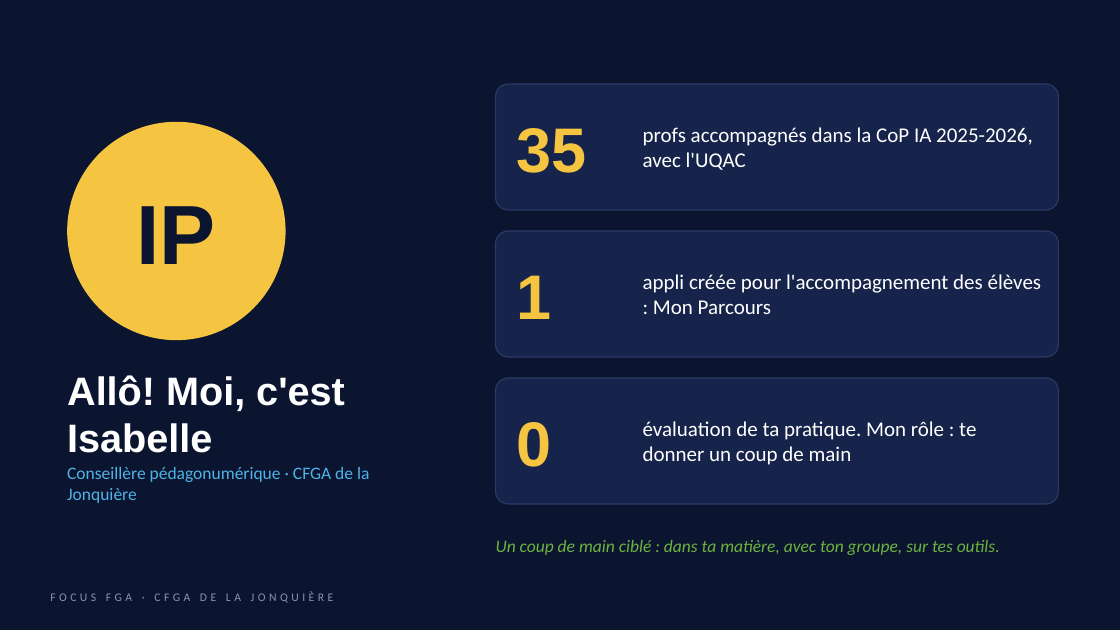
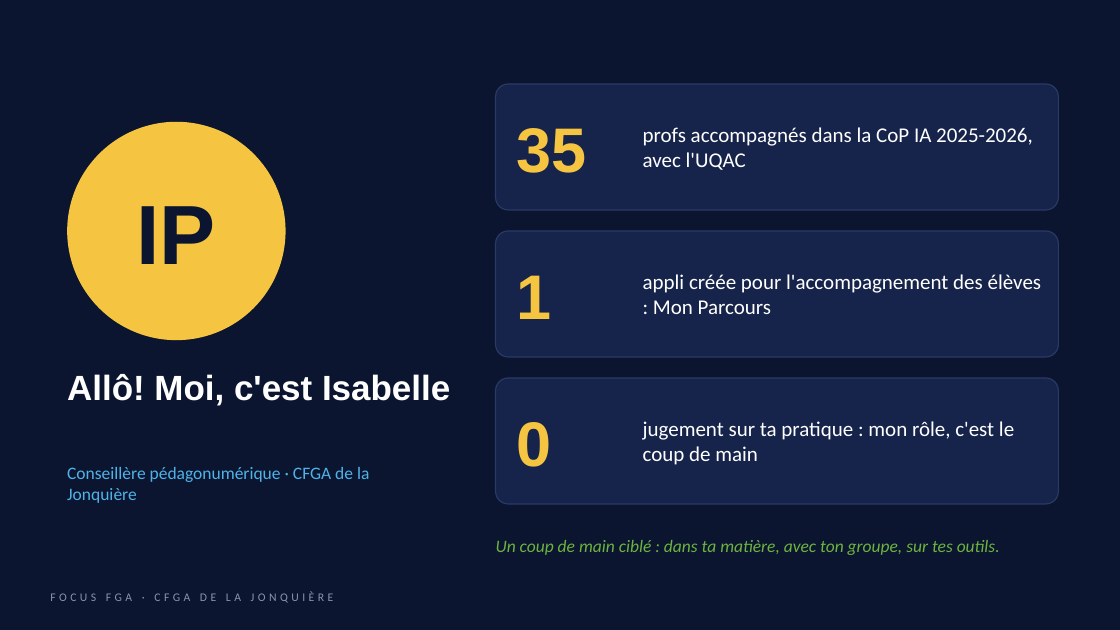
Before and after one commit to isabellepedneault111-ai/Chat-, a slide deck: slide 2 of focus-fga/deck/Focus-FGA-presentation.pptx. Drawn at 1120x630 pixels with LibreOffice and Linux fonts; fonts in the diff are those of the drawing. Boxes give left, top, right and bottom in pixels: in the first picture for what was removed or moved away, otherwise in the second. Text is boxed around its words. In the diff, an @@ line names an element or a change of style, - is before the commit and + after.

```diff
--- a/focus-fga/deck/Focus-FGA-presentation.pptx
+++ b/focus-fga/deck/Focus-FGA-presentation.pptx
@@ text "Allô! Moi, c'est Isabelle" at [67,374,450,406]: size 34 to 30 pt @@
@@ text at [643,421,1014,465]: text changed @@
-évaluation de ta pratique. Mon rôle : te donner un coup de main
+jugement sur ta pratique : mon rôle, c'est le coup de main
```
Also in this commit, not shown: 1 slide added, 1 slide removed, 7 other files.
